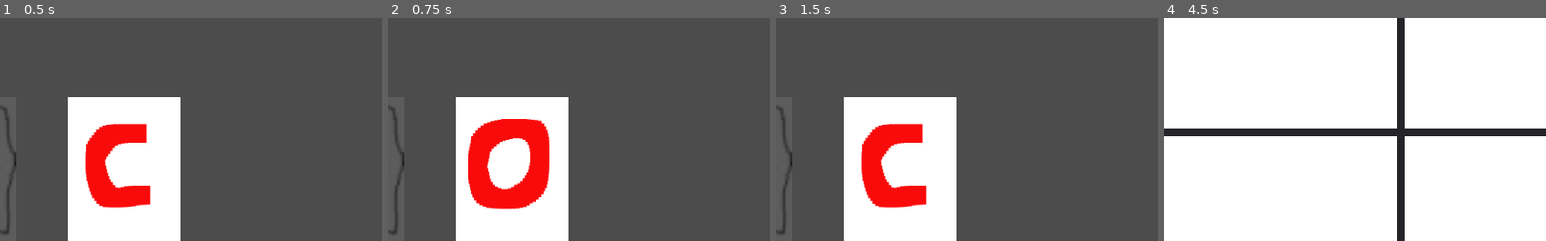
Above: before the commit, frames 1-4 (left to right).
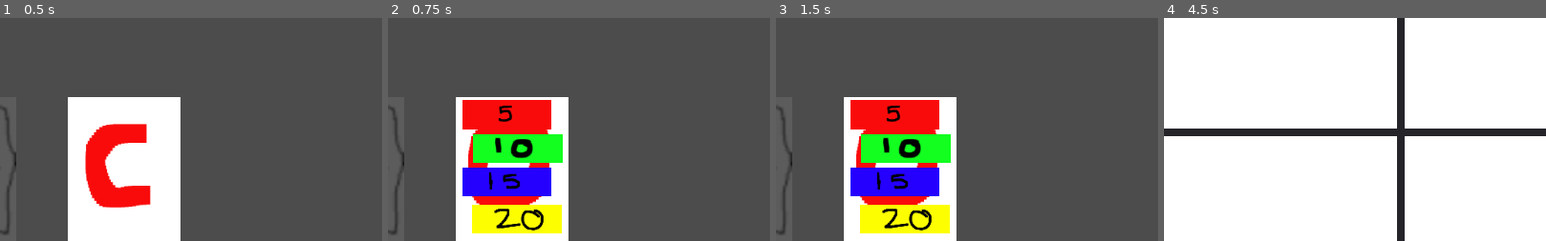
Above: after the commit, the same moments.

Repository: NSCarter/Five-Nights-At-The-Foundation
Game: Godot game, scene res://Scenes/Controls.tscn
Two runs of this game, one before a commit and one after it. Both use one fixed random seed, a clock stepped at 60 frames per second and the inputs below.
Inputs (mouse positions are % of the whole screen's width and height, from its top left):
- Up to frame 1 (0.5 s): no input
- Up to frame 2 (0.75 s): click (35, 59) at 0.5 s
- Up to frame 3 (1.5 s): click (35, 46) at 1.27 s
- Up to frame 4 (4.5 s): click (36, 54) at 2.02 s; click (35, 61) at 2.77 s; click (36, 70) at 3.52 s; click (50, 88) at 4.25 s
The pictures show only the part of the screen within x 19-69%, y 24-74%; the shares and areas given below are measured in that part.

Frame 1 is identical in both runs. In frame 2, 11% of the frame differs, in the area x 19-46%, y 36-97%; in frame 3, 12%; in frame 4, nothing differs.

Commit message:
Fuses can be picked up

Diff:
--- a/Scenes/Controls.tscn
+++ b/Scenes/Controls.tscn
@@ -13,6 +13,10 @@
 [ext_resource path="res://Scenes/FuseBox.gd" type="Script" id=11]
 [ext_resource path="res://Assests/Images/SCP 017/DrawerClosed.png" type="Texture" id=12]
 [ext_resource path="res://Scenes/FuseDrawer.gd" type="Script" id=13]
+[ext_resource path="res://Assests/Images/SCP 017/10AFuse.png" type="Texture" id=14]
+[ext_resource path="res://Assests/Images/SCP 017/5AFuse.png" type="Texture" id=15]
+[ext_resource path="res://Assests/Images/SCP 017/15AFuse.png" type="Texture" id=16]
+[ext_resource path="res://Assests/Images/SCP 017/20AFuse.png" type="Texture" id=17]
 
 [node name="Node2D" type="Node2D"]
 script = ExtResource( 4 )
@@ -81,6 +85,42 @@
 texture_normal = ExtResource( 12 )
 script = ExtResource( 13 )
 
+[node name="5AFuse" type="TextureButton" parent="FuseDrawer"]
+visible = false
+margin_left = 8.4949
+margin_top = 4.71938
+margin_right = 128.495
+margin_bottom = 44.7194
+rect_pivot_offset = Vector2( -475.641, 12.434 )
+texture_normal = ExtResource( 15 )
+
+[node name="10AFuse" type="TextureButton" parent="FuseDrawer"]
+visible = false
+margin_left = 22.653
+margin_top = 50.0254
+margin_right = 142.653
+margin_bottom = 90.0254
+rect_pivot_offset = Vector2( -475.641, 12.434 )
+texture_normal = ExtResource( 14 )
+
+[node name="15AFuse" type="TextureButton" parent="FuseDrawer"]
+visible = false
+margin_left = 7.55103
+margin_top = 95.3316
+margin_right = 127.551
+margin_bottom = 135.332
+rect_pivot_offset = Vector2( -475.641, 12.434 )
+texture_normal = ExtResource( 16 )
+
+[node name="20AFuse" type="TextureButton" parent="FuseDrawer"]
+visible = false
+margin_left = 20.7653
+margin_top = 145.357
+margin_right = 140.765
+margin_bottom = 185.357
+rect_pivot_offset = Vector2( -475.641, 12.434 )
+texture_normal = ExtResource( 17 )
+
 [connection signal="mouse_entered" from="CamerasButton" to="CamerasButton" method="_on_CamerasButton_mouse_entered"]
 [connection signal="mouse_exited" from="CamerasButton" to="CamerasButton" method="_on_CamerasButton_mouse_exited"]
 [connection signal="button_down" from="AcidLever" to="AcidLever" method="_on_AcidLever_button_down"]
@@ -91,3 +131,7 @@
 [connection signal="pressed" from="FuseBox/Fuse3" to="FuseBox" method="_on_Fuse3_pressed"]
 [connection signal="pressed" from="FuseBox/Fuse4" to="FuseBox" method="_on_Fuse4_pressed"]
 [connection signal="pressed" from="FuseDrawer" to="FuseDrawer" method="_on_FuseDrawer_pressed"]
+[connection signal="pressed" from="FuseDrawer/5AFuse" to="FuseDrawer" method="_on_5AFuse_pressed"]
+[connection signal="pressed" from="FuseDrawer/10AFuse" to="FuseDrawer" method="_on_10AFuse_pressed"]
+[connection signal="pressed" from="FuseDrawer/15AFuse" to="FuseDrawer" method="_on_15AFuse_pressed"]
+[connection signal="pressed" from="FuseDrawer/20AFuse" to="FuseDrawer" method="_on_20AFuse_pressed"]
--- a/Scenes/FuseDrawer.gd
+++ b/Scenes/FuseDrawer.gd
@@ -5,7 +5,35 @@
 func _on_FuseDrawer_pressed():
 	if open:
 		self.texture_normal = load("res://Assests/Images/SCP 017/DrawerClosed.png")
+		$"5AFuse".visible = false
+		$"10AFuse".visible = false
+		$"15AFuse".visible = false
+		$"20AFuse".visible = false
 		open = false
 	else:
 		self.texture_normal = load("res://Assests/Images/SCP 017/DrawerOpened.png")
+		$"5AFuse".visible = true
+		$"10AFuse".visible = true
+		$"15AFuse".visible = true
+		$"20AFuse".visible = true
 		open = true
+
+
+func _on_5AFuse_pressed():
+	Stats.hand = "5AFuse"
+	print(Stats.hand)
+
+
+func _on_10AFuse_pressed():
+	Stats.hand = "10AFuse"
+	print(Stats.hand)
+
+
+func _on_15AFuse_pressed():
+	Stats.hand = "15AFuse"
+	print(Stats.hand)
+
+
+func _on_20AFuse_pressed():
+	Stats.hand = "20AFuse"
+	print(Stats.hand)
--- a/Scripts/Stats.gd
+++ b/Scripts/Stats.gd
@@ -9,3 +9,5 @@
 var acid_pos = 200
 
 var light_status = [true, true, true, true]
+
+var hand = ""
Binary file added: Assests/Images/SCP 017/10AFuse.png
Not shown, added: Assests/Images/SCP 017/10AFuse.png.import
Binary file added: Assests/Images/SCP 017/15AFuse.png
Not shown, added: Assests/Images/SCP 017/15AFuse.png.import
Binary file added: Assests/Images/SCP 017/20AFuse.png
Not shown, added: Assests/Images/SCP 017/20AFuse.png.import
Binary file added: Assests/Images/SCP 017/5AFuse.png
Not shown, added: Assests/Images/SCP 017/5AFuse.png.import
Not shown: 1 places in Scenes/Controls.tscn that only renumber resources
